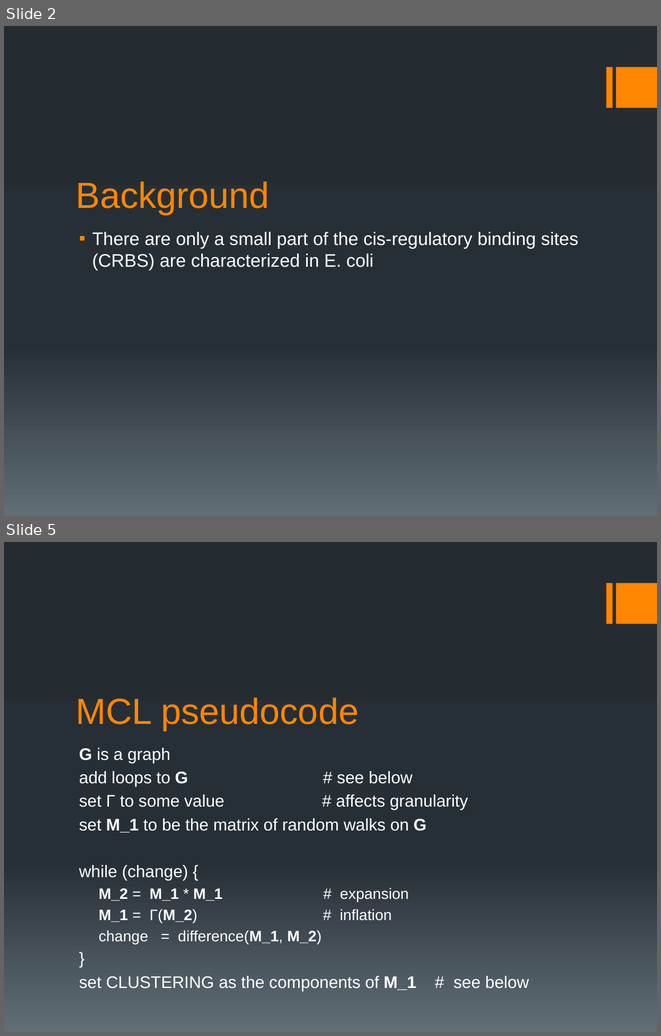
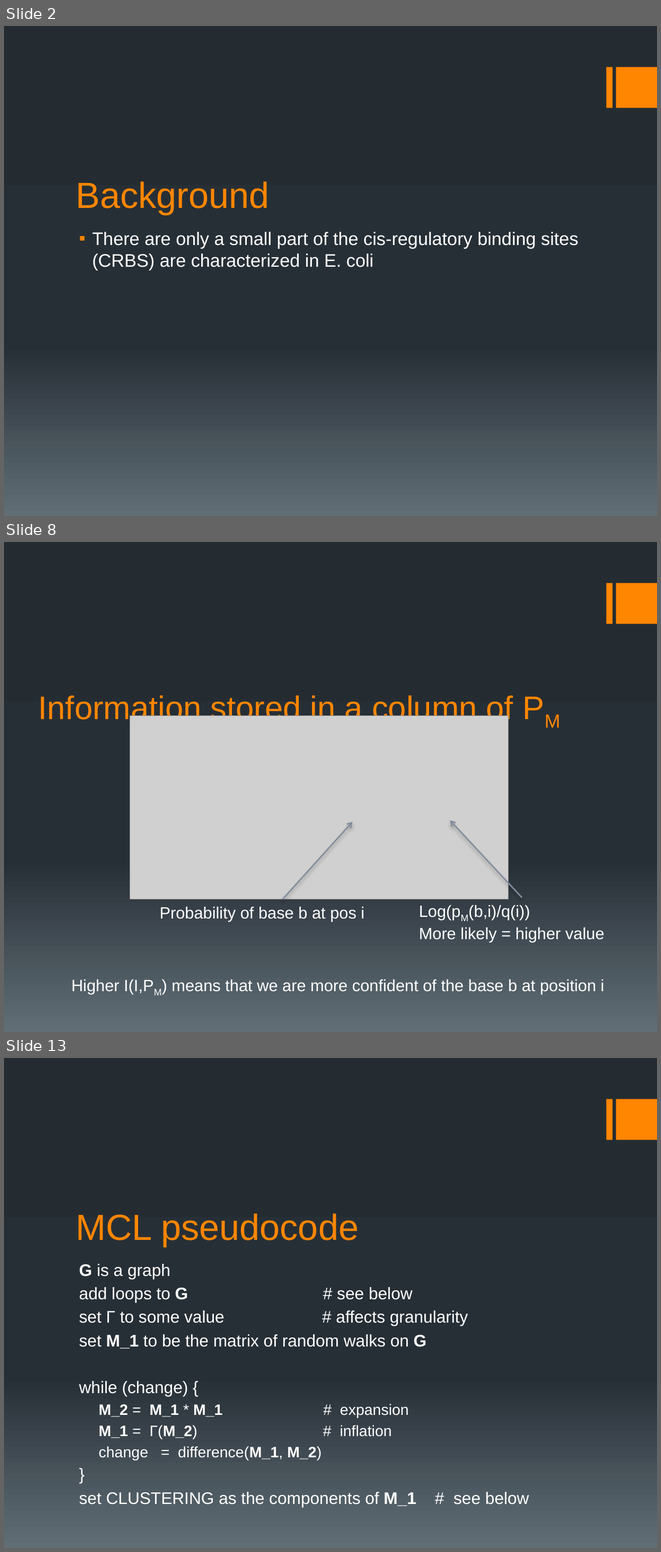
Before and after one commit to ship561/final-project, a slide deck: bioinformatics presentation.pptx. Shown one above the other, each under a label of ours: slides 2 and 5 before the commit, slides 2, 8 and 13 after it; the slides between them are not shown. The pictures are 661x1036 and 661x1552 pixels, drawn with LibreOffice and Linux fonts; fonts in the diff are those of the drawing; grey boxes stand for pictures. Boxes give left, top, right and bottom in pixels: in the first picture for what was removed or moved away, otherwise in the second. Text is boxed around its words. In the diff, an @@ line names an element or a change of style, - is before the commit and + after.

```diff
--- a/bioinformatics presentation.pptx
+++ b/bioinformatics presentation.pptx
@@ slide 8 added at (4, 542, 657, 1032), background gradient #242C33 to #273037 to #636D76; not listed: 2 template elements that a slide beside it also shows @@
@@ title added at (38, 693, 513, 725), 36 pt, text #FF8600 @@
+Information stored in a column of PM
@@ picture added at (130, 716, 509, 899) @@
@@ arrow added from (283, 899) to (353, 821), #838D9B 1.5 pt @@
@@ arrow added from (522, 897) to (450, 820), #838D9B 1.5 pt @@
@@ text added at (160, 906, 364, 921), 18 pt, text #FFFFFF @@
+Probability of base b at pos i
@@ text added at (419, 905, 604, 942), 18 pt, text #FFFFFF @@
+Log(pM(b,i)/q(i))
+More likely = higher value
@@ text added at (71, 979, 604, 994), 18 pt, text #FFFFFF @@
+Higher I(I,PM) means that we are more confident of the base b at position i
@@ what was slide 5 is now slide 13 @@
```
Also in this commit, not shown: 4 slides changed, 11 other slides added, 2 slides removed, 1 other file.
